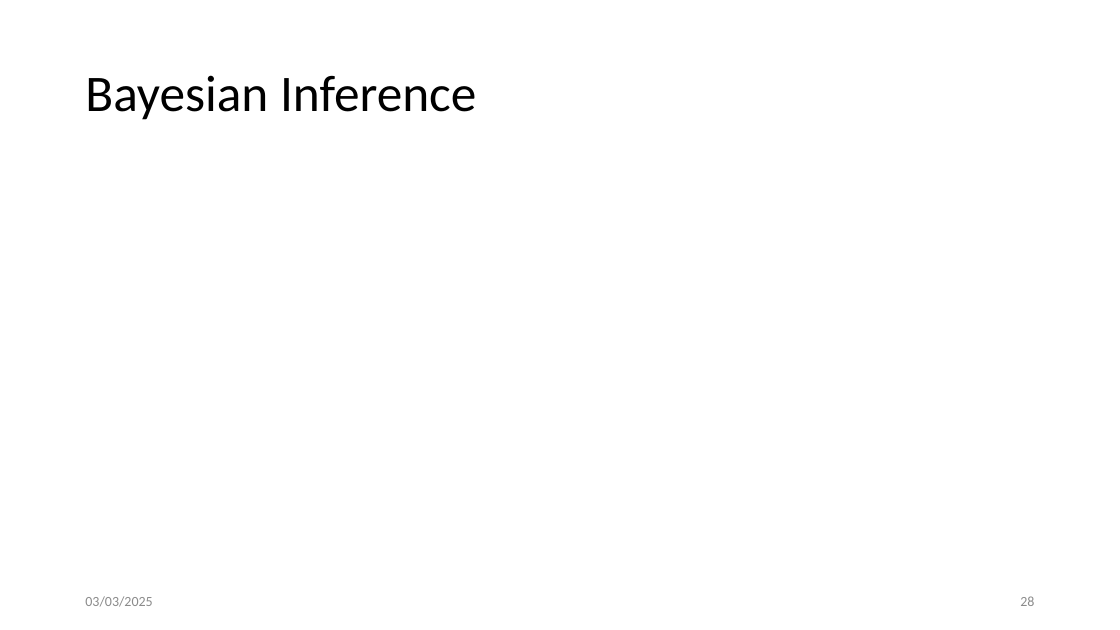
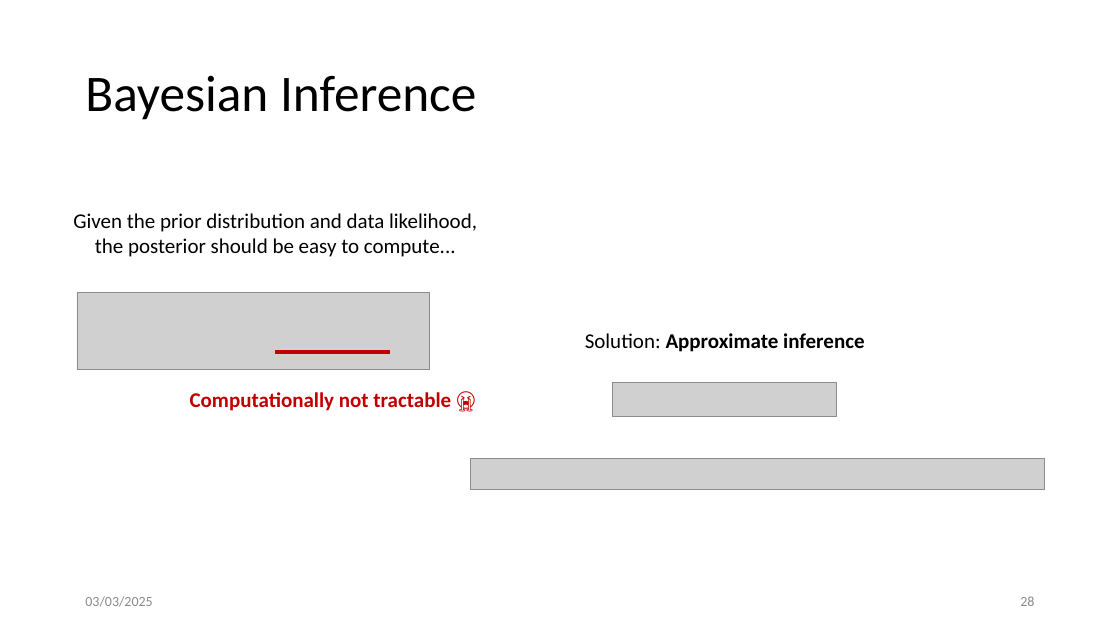
Before and after one commit to penelopenelope/ebi_mofa_workshop_precision_medicine, a slide deck: slide 29 of presentation.pptx. Drawn at 1120x630 pixels with LibreOffice and Linux fonts; fonts in the diff are those of the drawing; grey boxes stand for pictures. Boxes give left, top, right and bottom in pixels: in the first picture for what was removed or moved away, otherwise in the second. Text is boxed around its words. In the diff, an @@ line names an element or a change of style, - is before the commit and + after.

```diff
--- a/presentation.pptx
+++ b/presentation.pptx
@@ text added at (x1=73, y1=213, x2=477, y2=257), 18 pt, text #000000 @@
+Given the prior distribution and data likelihood, the posterior should be easy to compute...
@@ picture added at (x1=77, y1=292, x2=429, y2=370) @@
@@ line added from (276, 352) to (390, 352), #C00000 3 pt @@
@@ text added at (x1=585, y1=333, x2=864, y2=352), 18 pt, text #000000, bold @@
+Solution: Approximate inference
@@ picture added at (x1=613, y1=383, x2=838, y2=417) @@
@@ text added at (x1=190, y1=392, x2=451, y2=411), 18 pt, text #C00000, bold @@
+Computationally not tractable 😭
@@ picture added at (x1=471, y1=458, x2=1045, y2=490) @@
```
Also in this commit, not shown: 2 other slides changed.
